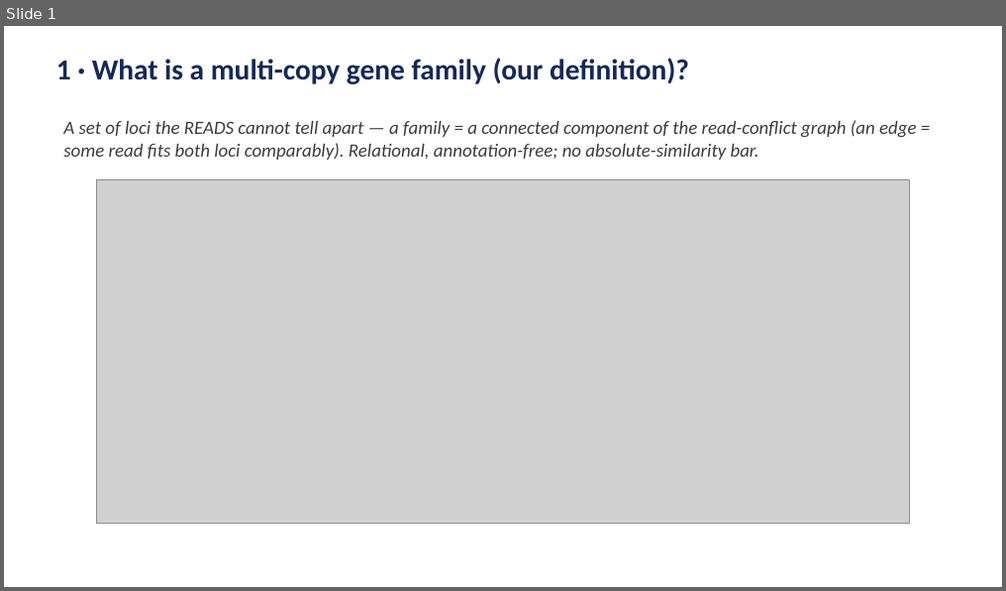
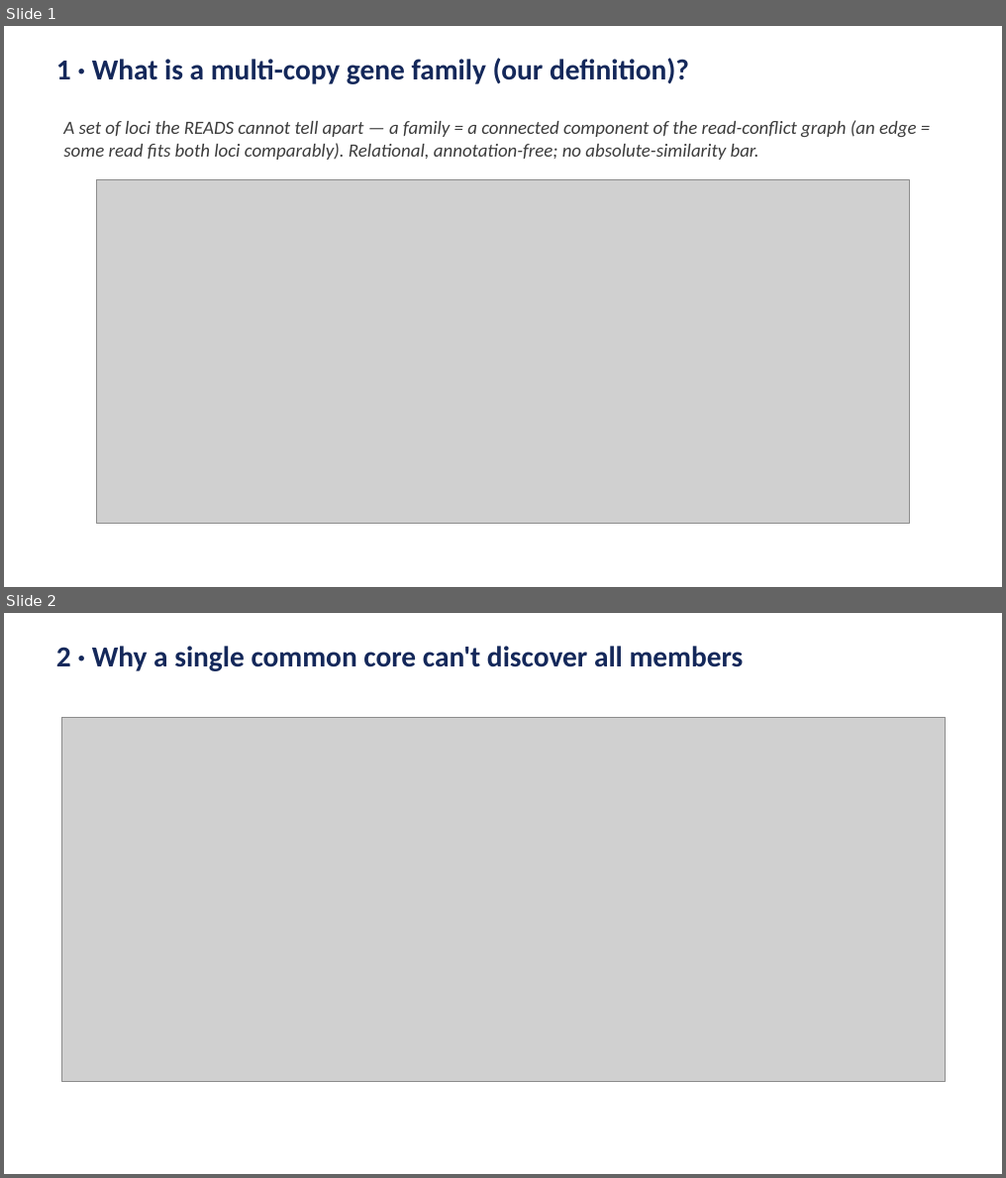
Before and after one commit to juanfraitu1/Rustle, a slide deck: bench/slides/three_slides.pptx. Shown one above the other, each under a label of ours: slide 1 before the commit, slides 1 and 2 after it. The pictures are 1006x591 and 1006x1178 pixels, drawn with LibreOffice and Linux fonts; fonts in the diff are those of the drawing; grey boxes stand for pictures. Boxes give left, top, right and bottom in pixels: in the first picture for what was removed or moved away, otherwise in the second. Text is boxed around its words. In the diff, an @@ line names an element or a change of style, - is before the commit and + after.

```diff
--- a/bench/slides/three_slides.pptx
+++ b/bench/slides/three_slides.pptx
@@ slide 2 added at (x1=4, y1=613, x2=1002, y2=1174), background #FFFFFF @@
@@ text added at (x1=56, y1=646, x2=744, y2=671), 28 pt, text #14285A, bold @@
+2 · Why a single common core can't discover all members
@@ picture added at (x1=61, y1=718, x2=945, y2=1081) @@
```
Also in this commit, not shown: 2 slides changed, 2 other files.
